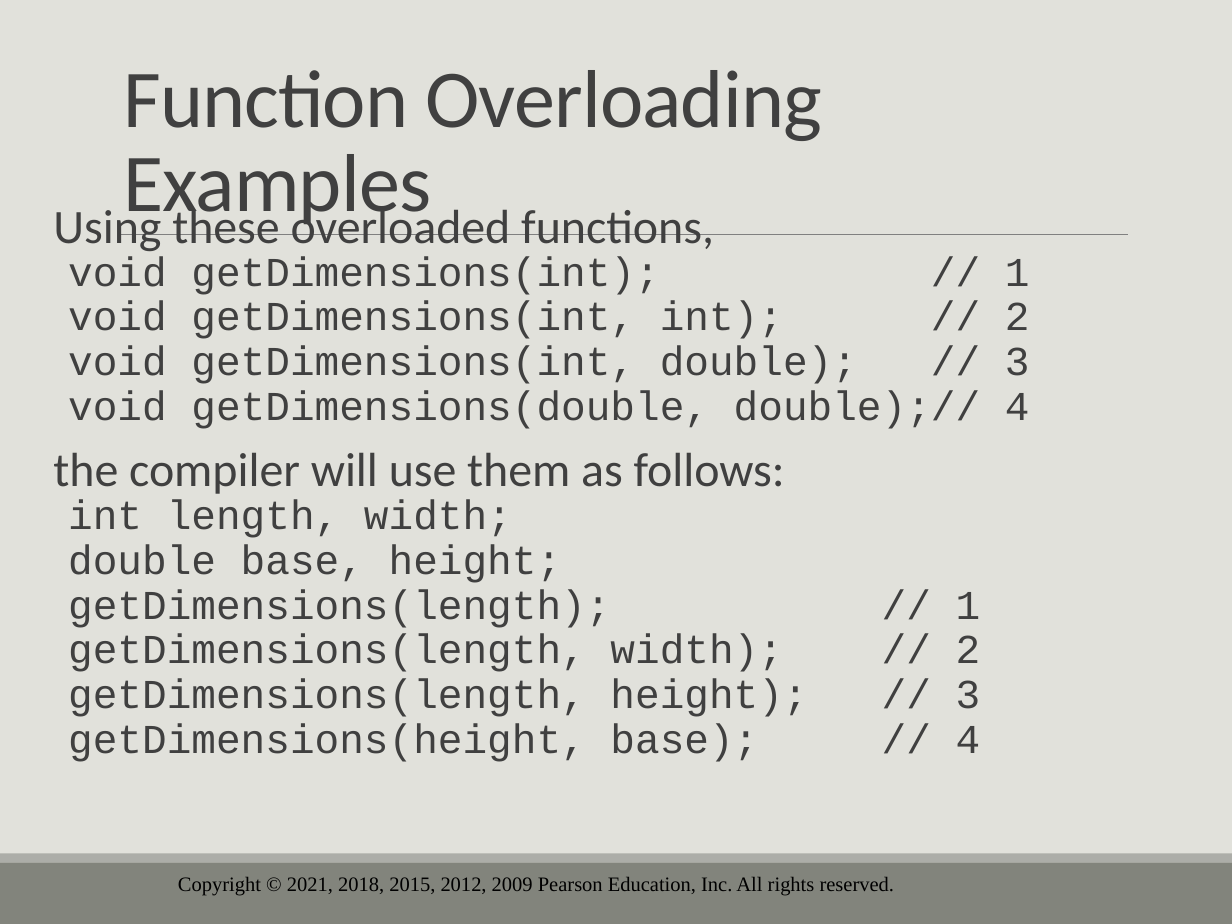
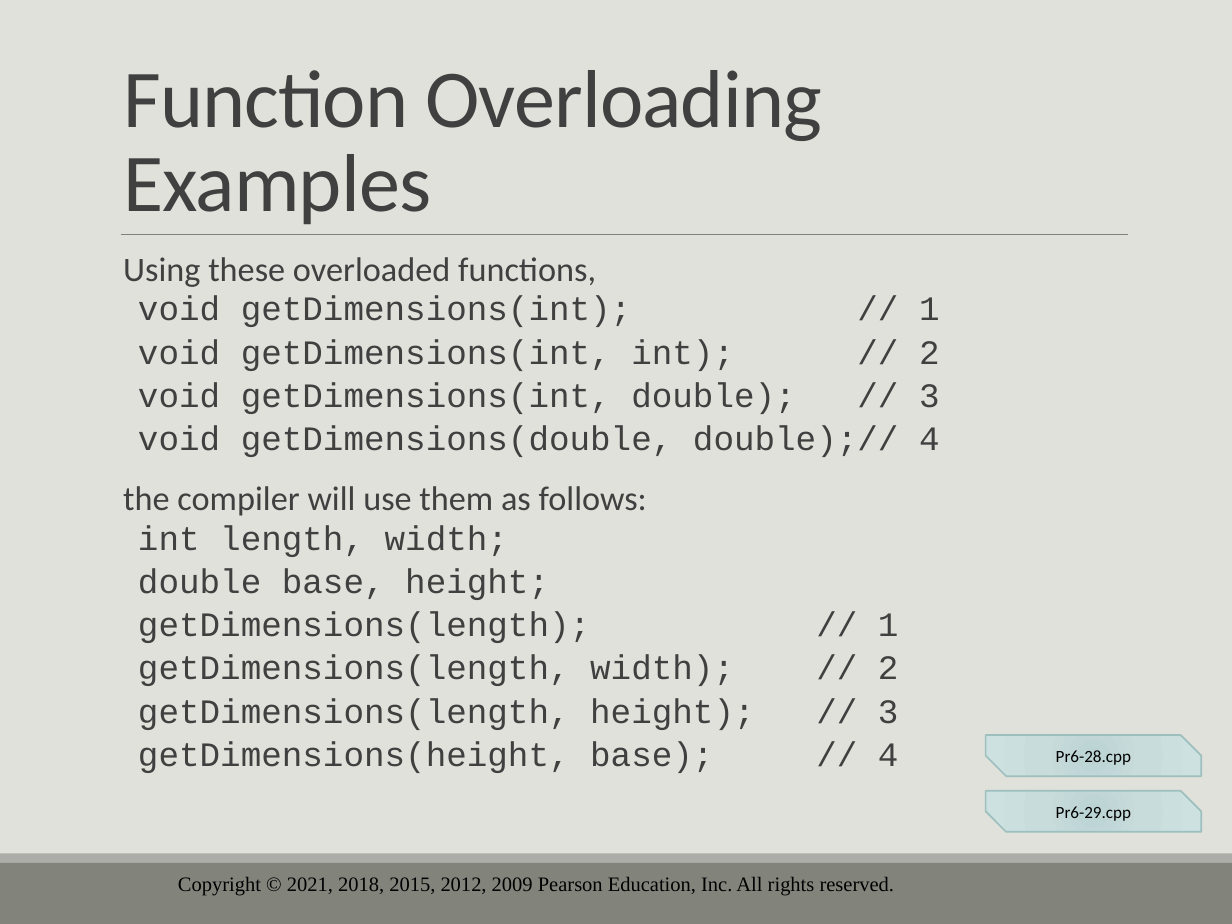
Before and after one commit to drolsonmi/eng1400, a slide deck: slide 59 of 1400_06_Functions.pptx. Drawn at 1232x924 pixels with LibreOffice and Linux fonts; fonts in the diff are those of the drawing; background and template pictures are left out. Boxes give left, top, right and bottom in pixels: in the first picture for what was removed or moved away, otherwise in the second. Text is boxed around its words. In the diff, an @@ line names an element or a change of style, - is before the commit and + after.

```diff
--- a/1400_06_Functions.pptx
+++ b/1400_06_Functions.pptx
@@ text "Using these overloaded functions,": place and size @@
-text "Using these overloaded functions," at bbox=[53, 203, 1030, 762]
+text "Using these overloaded functions," at bbox=[123, 257, 940, 773]
@@ text "Using these overloaded functions," at bbox=[123, 257, 940, 773]: size 28 to 20 pt in "Using these overloaded functions,", "the compiler will use them as follows:"; size 24 to 20 pt in "void getDimensions(int); // 1", "void getDimensions(int, int); // 2", "void getDimensions(int, double); // 3", "void getDimensions(double, double);// 4" and 6 more places; line spacing 0.7 to 0.8 @@
@@ snip diag rect added at bbox=[986, 736, 1201, 776], fill gradient #BDD3D2 to #C9DCDC to #CEE2E1, outline #9DBFBE 1 pt, 10 pt, text #000000 @@
+Pr6-28.cpp
@@ snip diag rect added at bbox=[986, 791, 1201, 832], fill gradient #BDD3D2 to #C9DCDC to #CEE2E1, outline #9DBFBE 1 pt, 10 pt, text #000000 @@
+Pr6-29.cpp
```
Also in this commit, not shown: 5 other slides changed, 2 slides removed, 2 other files.
